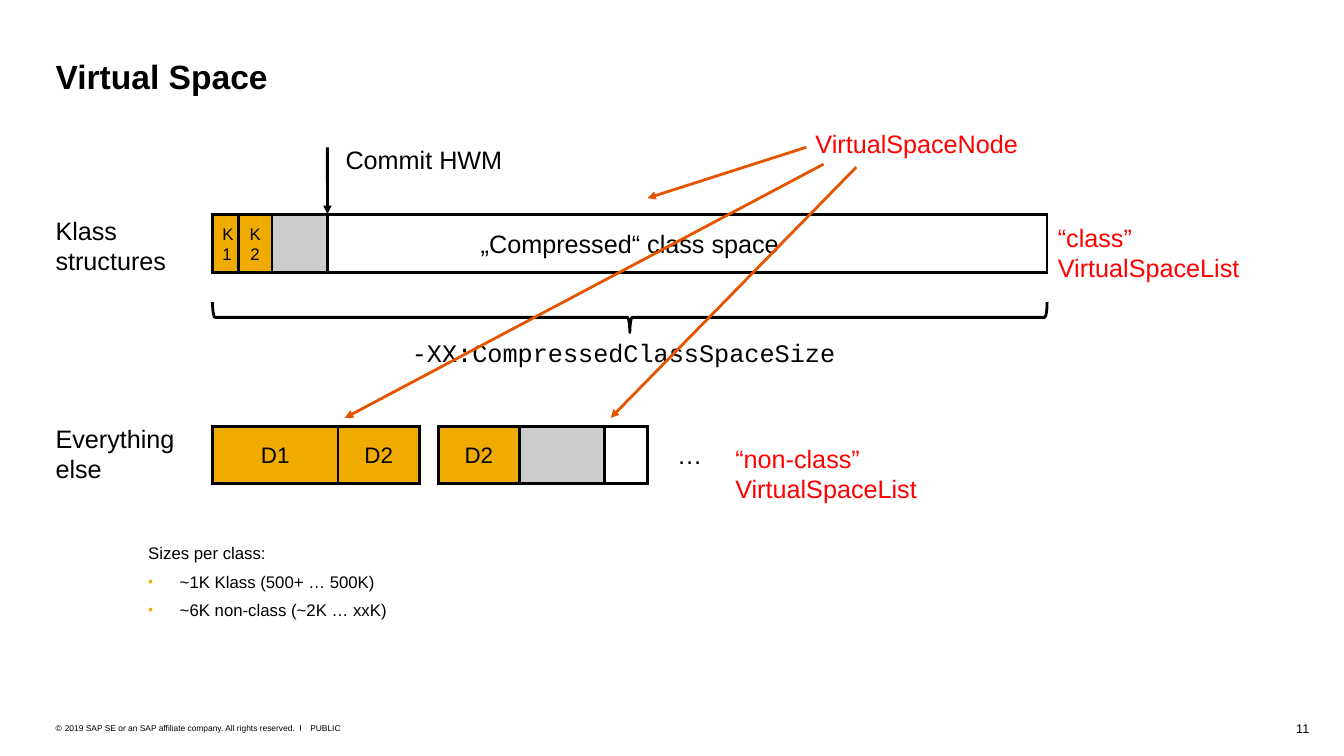
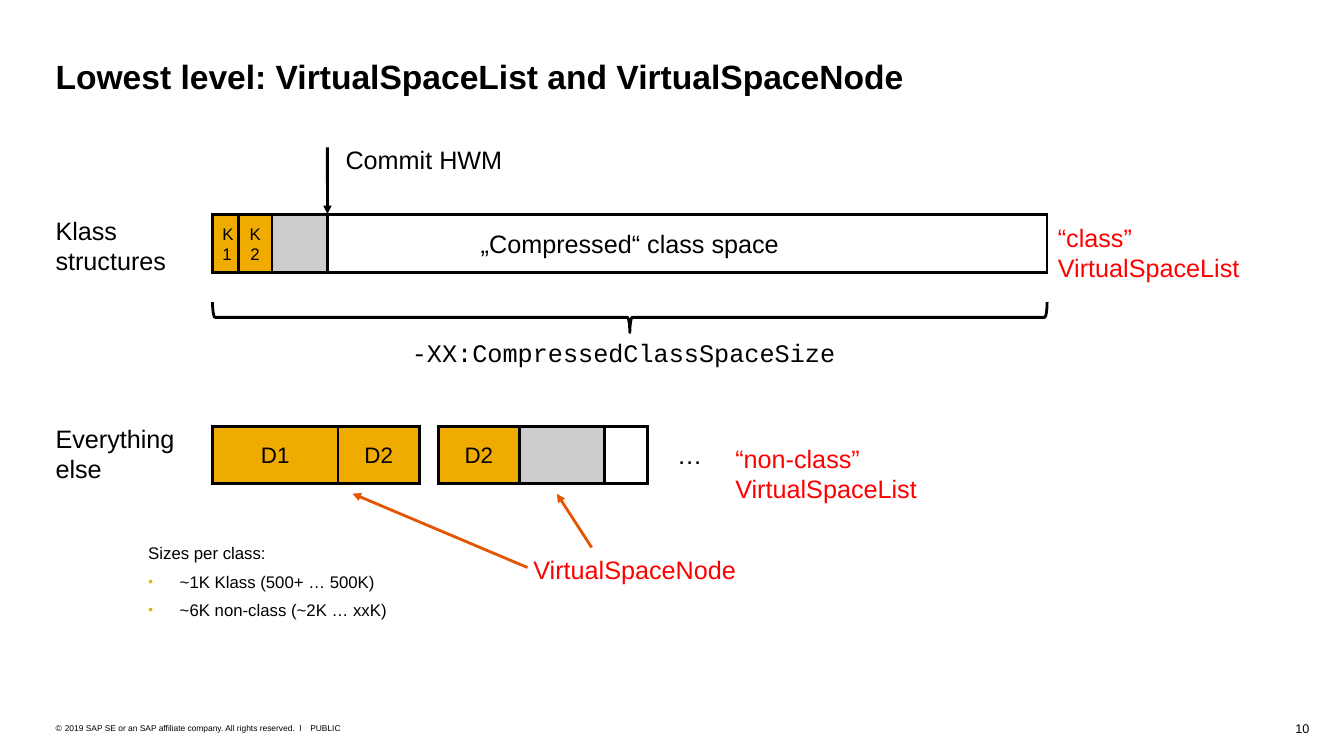
Before and after one commit to tstuefe/JEP387, a slide deck: slide 10 of pres/elastic-metaspace.odp (slide 11 before the commit). Drawn at 1344x756 pixels with LibreOffice and Linux fonts; fonts in the diff are those of the drawing. Boxes give left, top, right and bottom in pixels: in the first picture for what was removed or moved away, otherwise in the second. Text is boxed around its words. In the diff, an @@ line names an element or a change of style, - is before the commit and + after.

```diff
--- a/pres/elastic-metaspace.odp
+++ b/pres/elastic-metaspace.odp
@@ title at (x1=56, y1=64, x2=903, y2=96): text changed @@
-Virtual Space
+Lowest level: VirtualSpaceList and VirtualSpaceNode
@@ arrow removed from (823, 164) to (345, 418) @@
@@ arrow removed from (856, 167) to (611, 418) @@
@@ arrow moved from (806, 147) - (647, 198) to (527, 567) - (353, 494) @@
@@ arrow added from (591, 547) to (557, 494), #E35500 2.01 pt @@
@@ text "VirtualSpaceNode" moved from (x1=815, y1=134, x2=1018, y2=159) to (x1=533, y1=560, x2=736, y2=585) @@
@@ page number at (x1=1295, y1=724, x2=1309, y2=733): text changed @@
-11
+10
```
Also in this commit, not shown: 28 other slides changed, 1 slide added, 1 slide removed, 1 other file.
